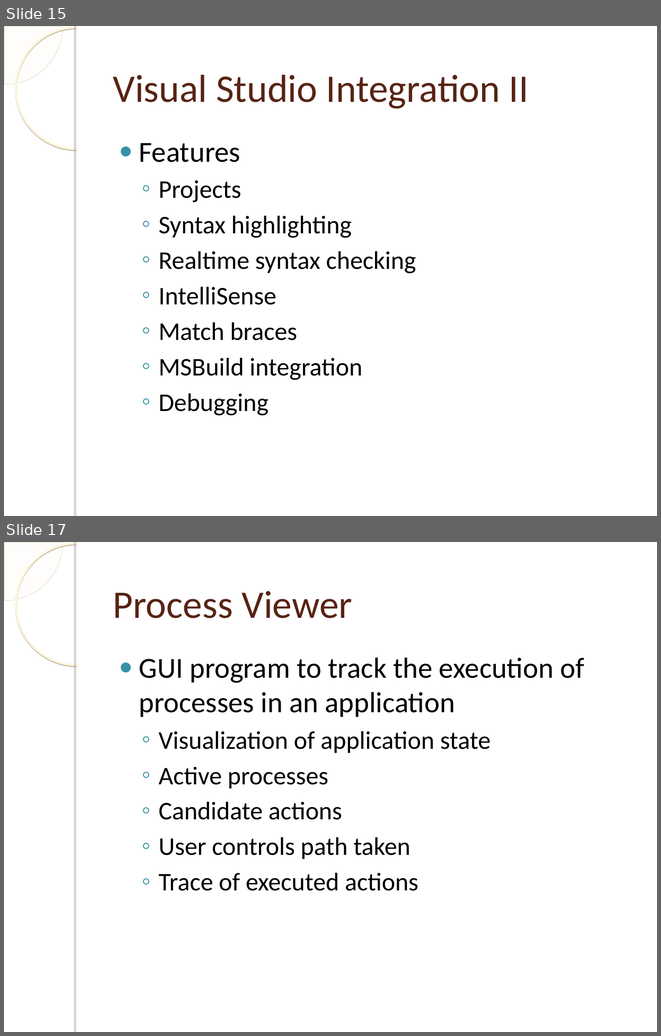
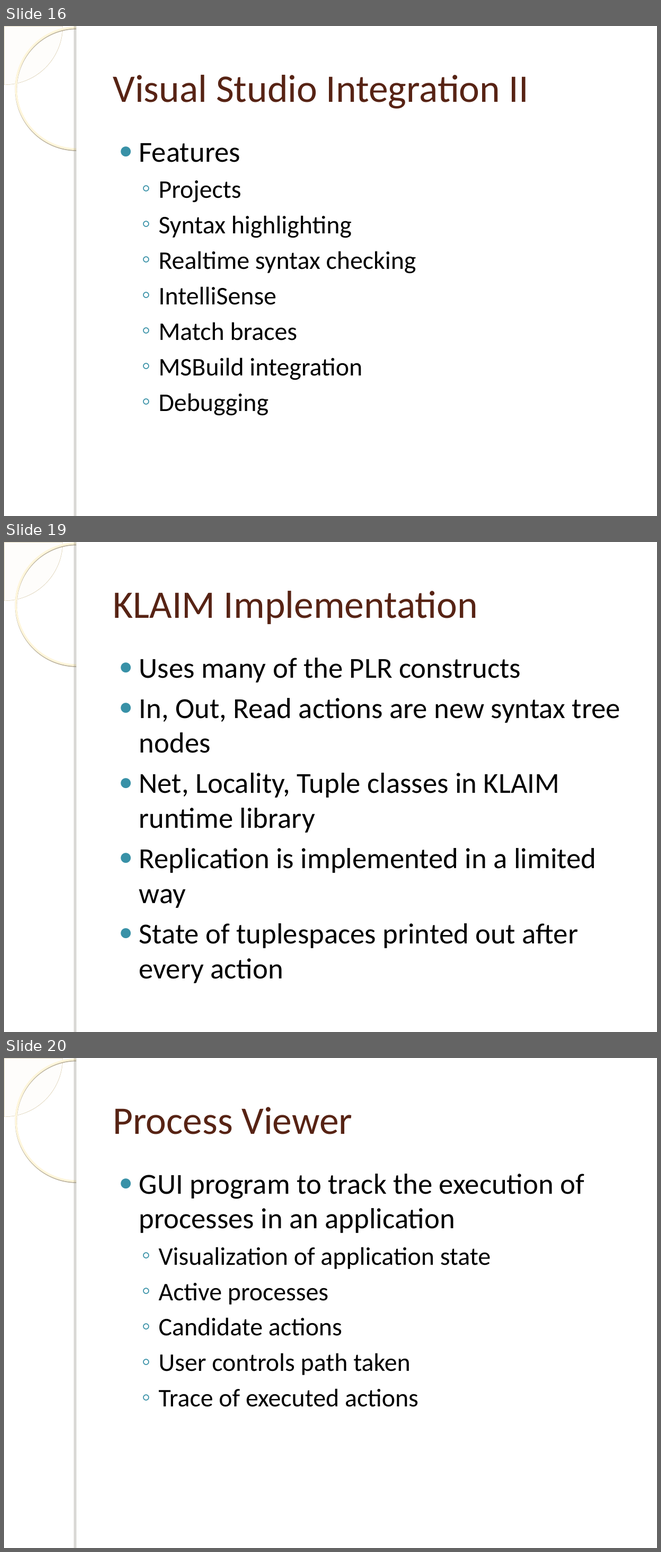
Before and after one commit to einaregilsson/Process-Language-Runtime, a slide deck: presentation.ppt. Shown one above the other, each under a label of ours: slides 15 and 17 before the commit, slides 16, 19 and 20 after it; the slides between them are not shown. The pictures are 661x1036 and 661x1552 pixels, drawn with LibreOffice and Linux fonts; fonts in the diff are those of the drawing; background and template pictures are left out. Boxes give left, top, right and bottom in pixels: in the first picture for what was removed or moved away, otherwise in the second. Text is boxed around its words. In the diff, an @@ line names an element or a change of style, - is before the commit and + after.

```diff
--- a/presentation.ppt
+++ b/presentation.ppt
@@ slide 19 added at bbox=[4, 542, 657, 1032], background picture (left out); not listed: 4 template elements that a slide beside it also shows @@
@@ title added at bbox=[113, 591, 478, 624], 43 pt, text #572314 @@
+KLAIM Implementation
@@ text added at bbox=[139, 658, 620, 983], 32 pt, text #000000 @@
+● Uses many of the PLR constructs
+● In, Out, Read actions are new syntax tree nodes
+● Net, Locality, Tuple classes in KLAIM runtime library
+● Replication is implemented in a limited way
+● State of tuplespaces printed out after every action
@@ what was slide 15 is now slide 16 @@
@@ what was slide 17 is now slide 20 @@
```
Also in this commit, not shown: 3 slides changed, 4 other slides added, 1 slide removed.
